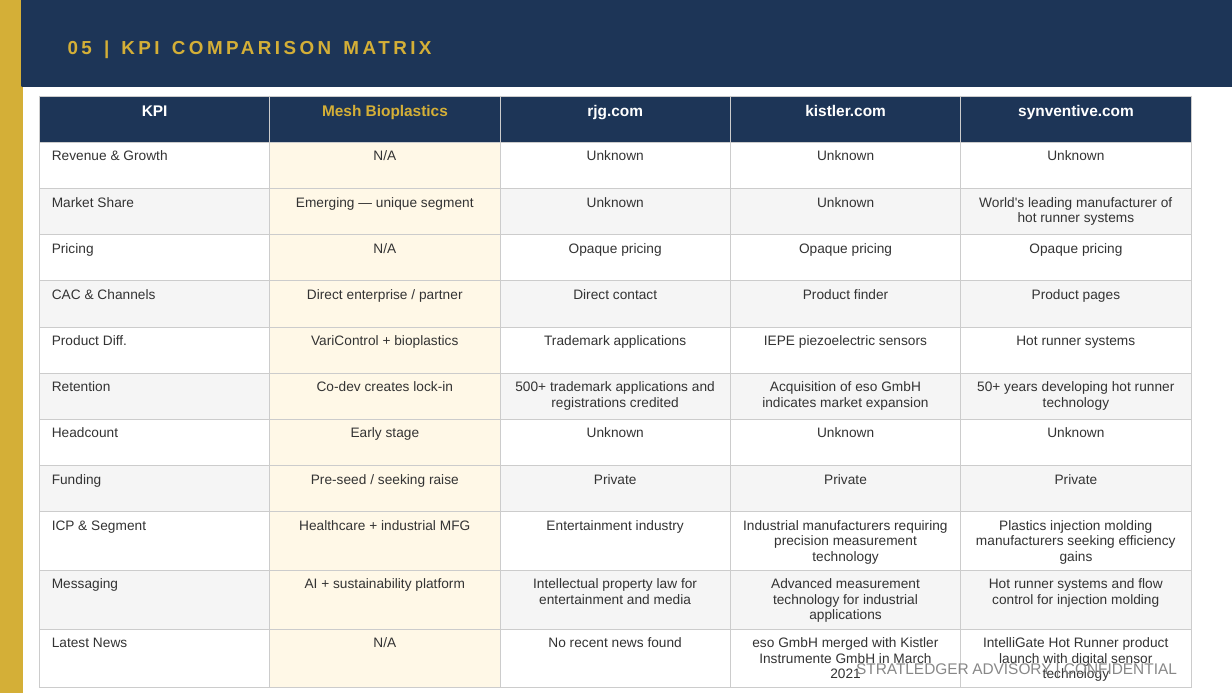
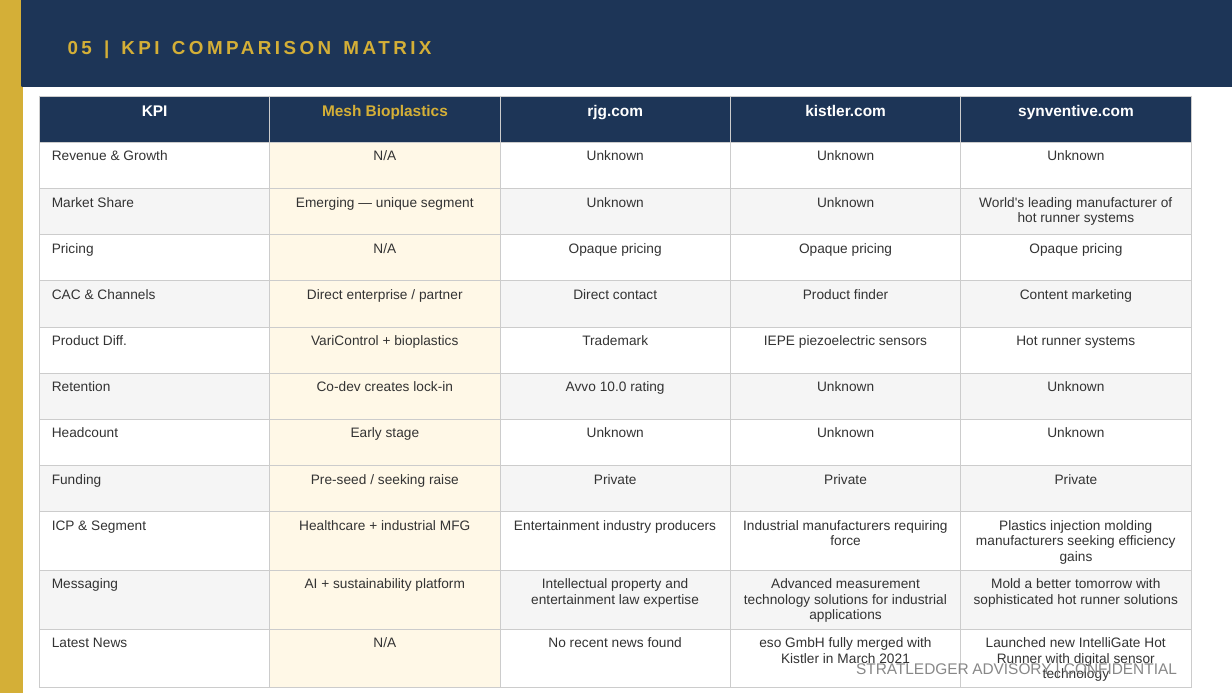
Before and after one commit to apexmakeshop-dot/droplet-commands, a slide deck: slide 9 of mesh_bioplastics_CI_Report.pptx. Drawn at 1232x693 pixels with LibreOffice and Linux fonts; fonts in the diff are those of the drawing. Boxes give left, top, right and bottom in pixels: in the first picture for what was removed or moved away, otherwise in the second. Text is boxed around its words. In the diff, an @@ line names an element or a change of style, - is before the commit and + after.

```diff
--- a/mesh_bioplastics_CI_Report.pptx
+++ b/mesh_bioplastics_CI_Report.pptx
@@ table at (39, 96, 1191, 685) @@
-row 5, column 5: Product pages
+row 5, column 5: Content marketing
-row 6, column 3: Trademark applications
+row 6, column 3: Trademark
-row 7: Retention | Co-dev creates lock-in | 500+ trademark applications and registrations credited | Acquisition of eso GmbH indicates market expansion | 50+ years developing hot runner technology
+row 7: Retention | Co-dev creates lock-in | Avvo 10.0 rating | Unknown | Unknown
-row 10, column 3: Entertainment industry
+row 10, column 3: Entertainment industry producers
-row 10, column 4: Industrial manufacturers requiring precision measurement technology
+row 10, column 4: Industrial manufacturers requiring force
-row 11: Messaging | AI + sustainability platform | Intellectual property law for entertainment and media | Advanced measurement technology for industrial applications | Hot runner systems and flow control for injection molding
+row 11: Messaging | AI + sustainability platform | Intellectual property and entertainment law expertise | Advanced measurement technology solutions for industrial applications | Mold a better tomorrow with sophisticated hot runner solutions
-row 12, column 4: eso GmbH merged with Kistler Instrumente GmbH in March 2021
+row 12, column 4: eso GmbH fully merged with Kistler in March 2021
-row 12, column 5: IntelliGate Hot Runner product launch with digital sensor technology
+row 12, column 5: Launched new IntelliGate Hot Runner with digital sensor technology
```
Also in this commit, not shown: 4 other slides changed.
